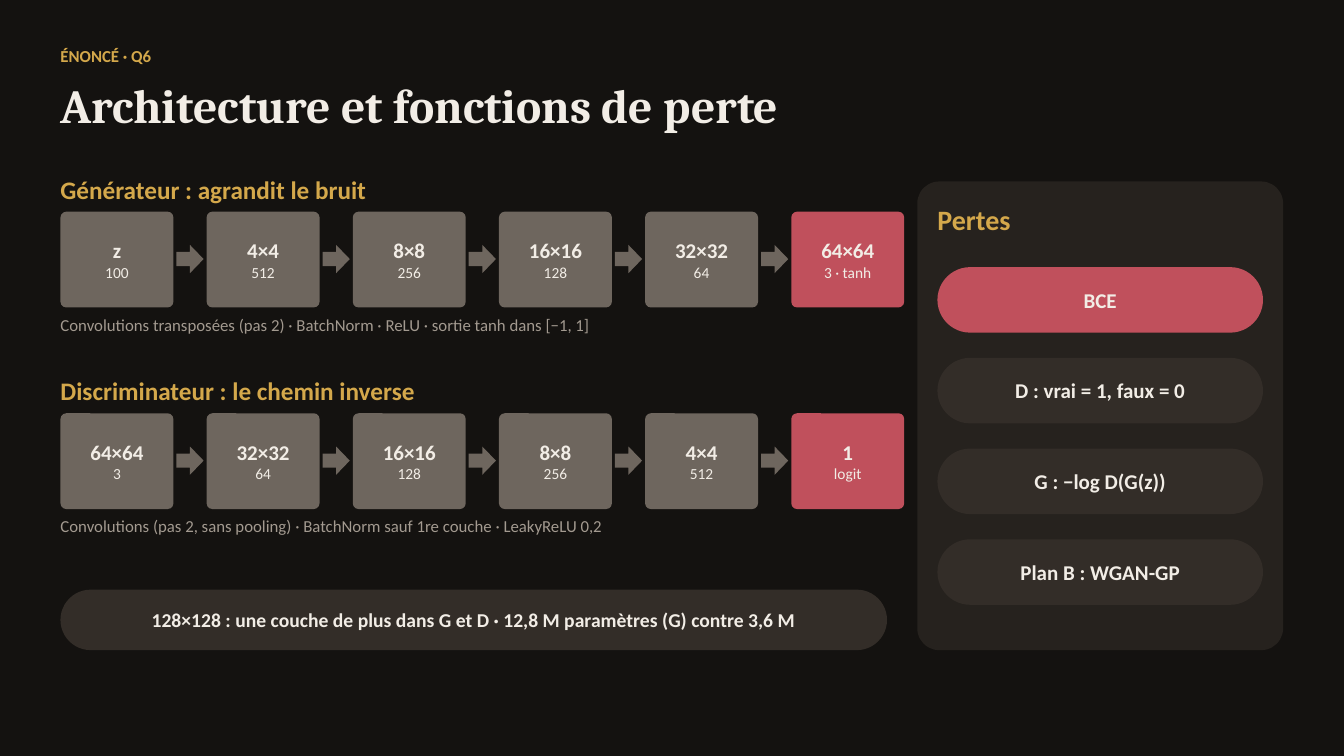
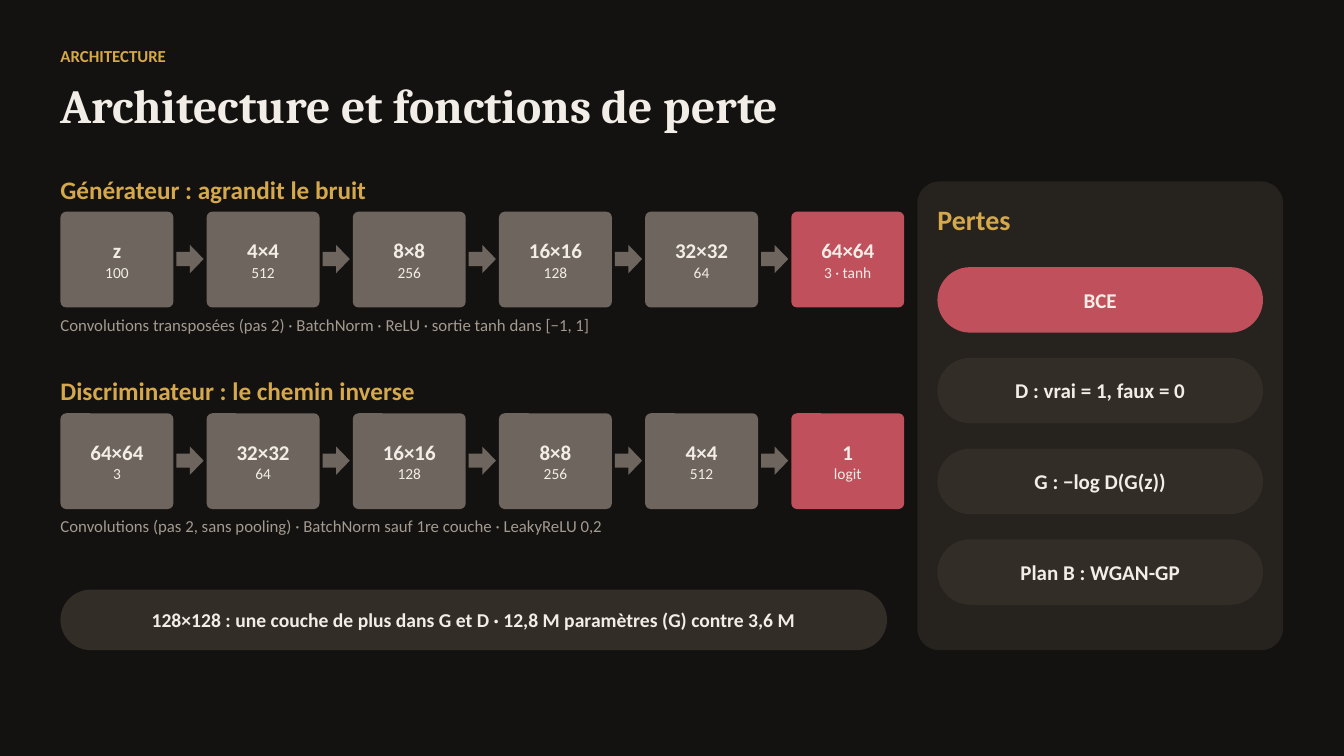
Before and after one commit to KAHINA-ABBAD/ganisme, a slide deck: slide 15 of reports/presentation/GANisme_sombre.pptx (slide 34 before the commit). Drawn at 1344x756 pixels with LibreOffice and Linux fonts; fonts in the diff are those of the drawing. Boxes give left, top, right and bottom in pixels: in the first picture for what was removed or moved away, otherwise in the second. Text is boxed around its words. In the diff, an @@ line names an element or a change of style, - is before the commit and + after.

```diff
--- a/reports/presentation/GANisme_sombre.pptx
+++ b/reports/presentation/GANisme_sombre.pptx
@@ text at (60, 51, 165, 62): text changed @@
-ÉNONCÉ · Q6
+ARCHITECTURE
```
Also in this commit, not shown: 20 other slides changed, 3 slides added, 24 slides removed, 16 other files.
